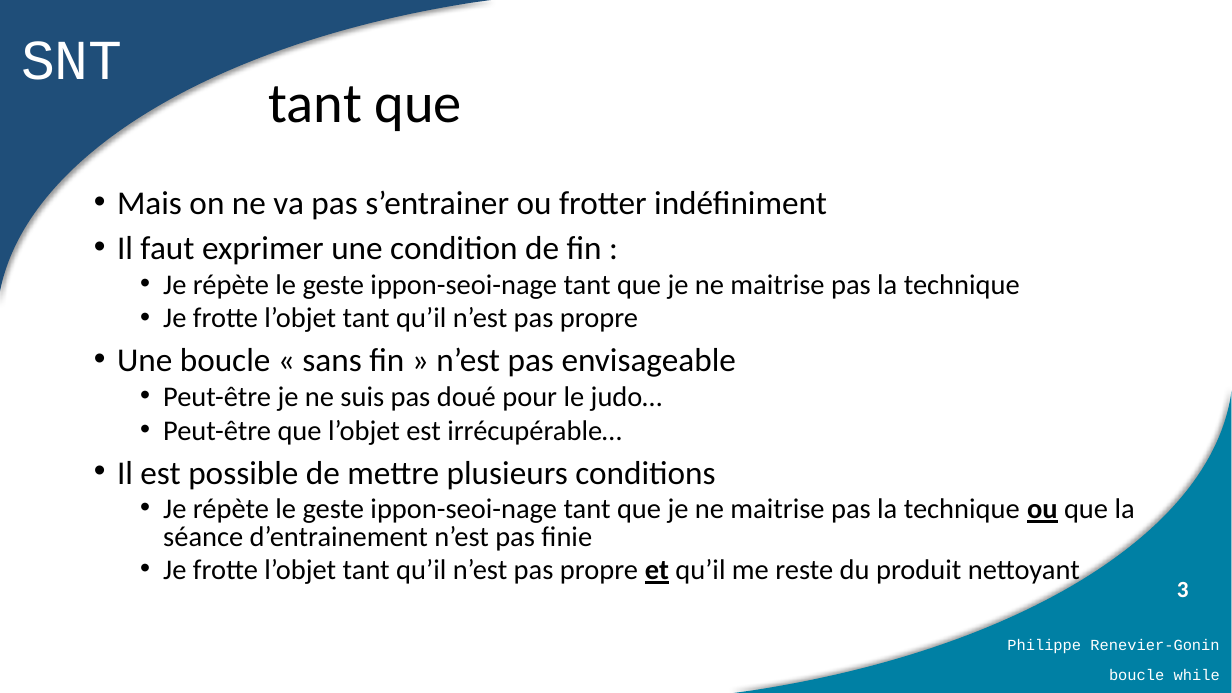
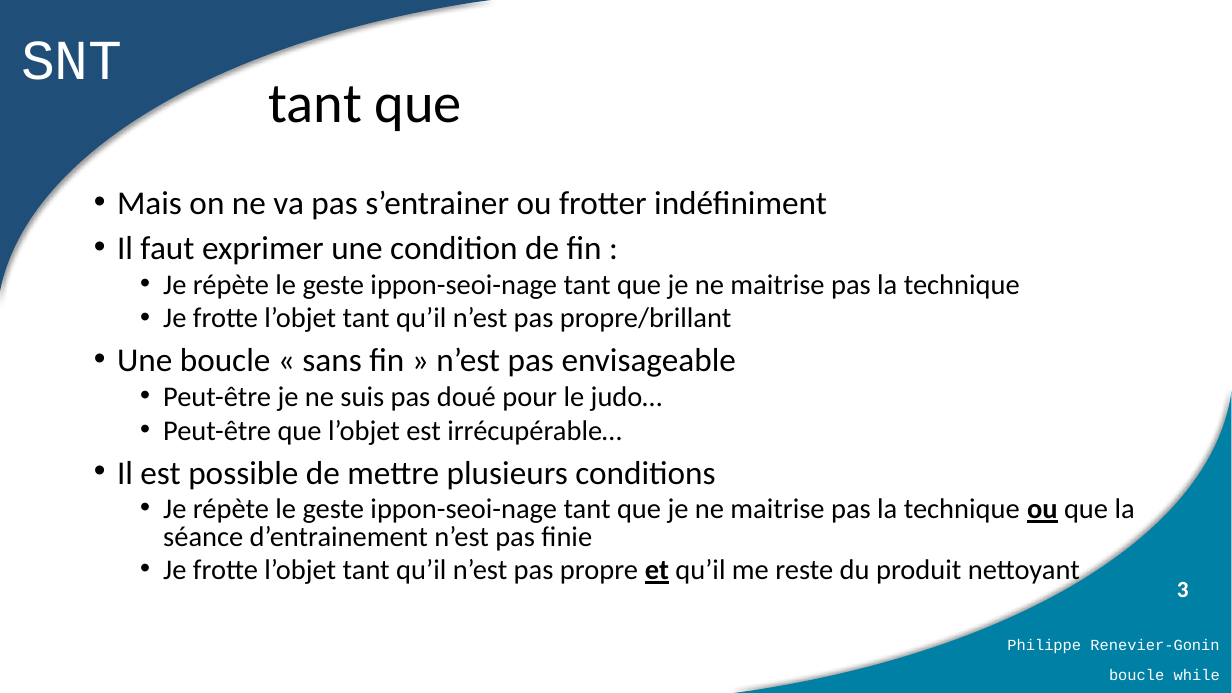
Before and after one commit to PhilippeRenevierGonin/snt, a slide deck: slide 3 of 01_python/cours/03_boucle while.pptx. Drawn at 1232x693 pixels with LibreOffice and Linux fonts; fonts in the diff are those of the drawing. Boxes give left, top, right and bottom in pixels: in the first picture for what was removed or moved away, otherwise in the second. Text is boxed around its words. In the diff, an @@ line names an element or a change of style, - is before the commit and + after.

```diff
--- a/01_python/cours/03_boucle while.pptx
+++ b/01_python/cours/03_boucle while.pptx
@@ text at box(163, 307, 731, 332): text changed @@
-  • Je frotte l’objet tant qu’il n’est pas propre
+  • Je frotte l’objet tant qu’il n’est pas propre/brillant
```
Also in this commit, not shown: 1 other slide changed, 11 other files.
